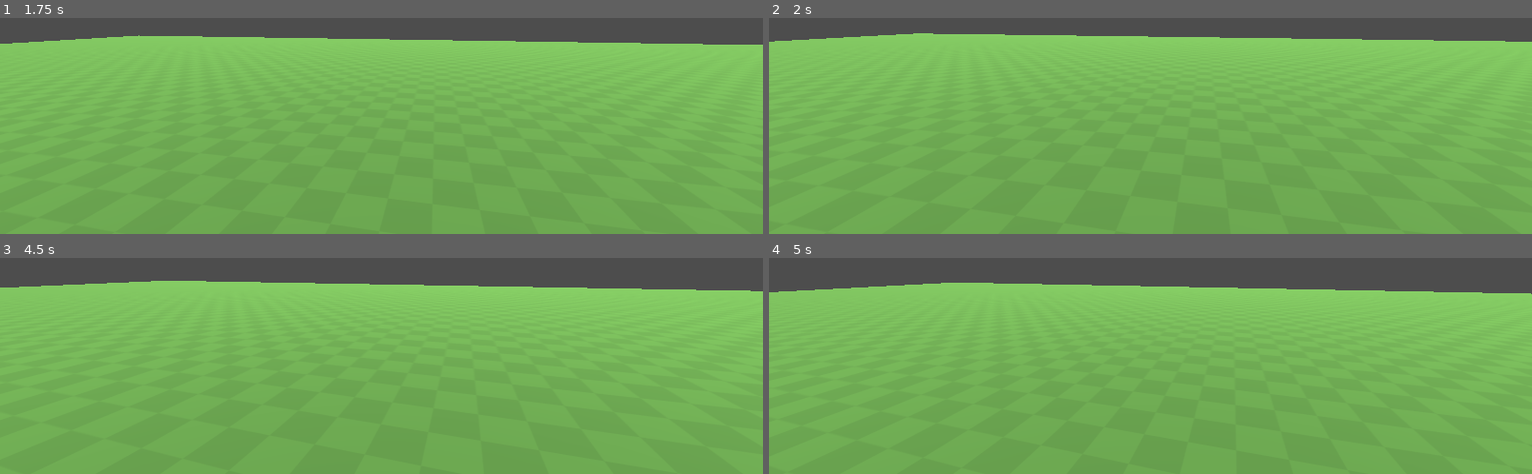
Above: before the commit, frames 1-4 (two rows, left to right).
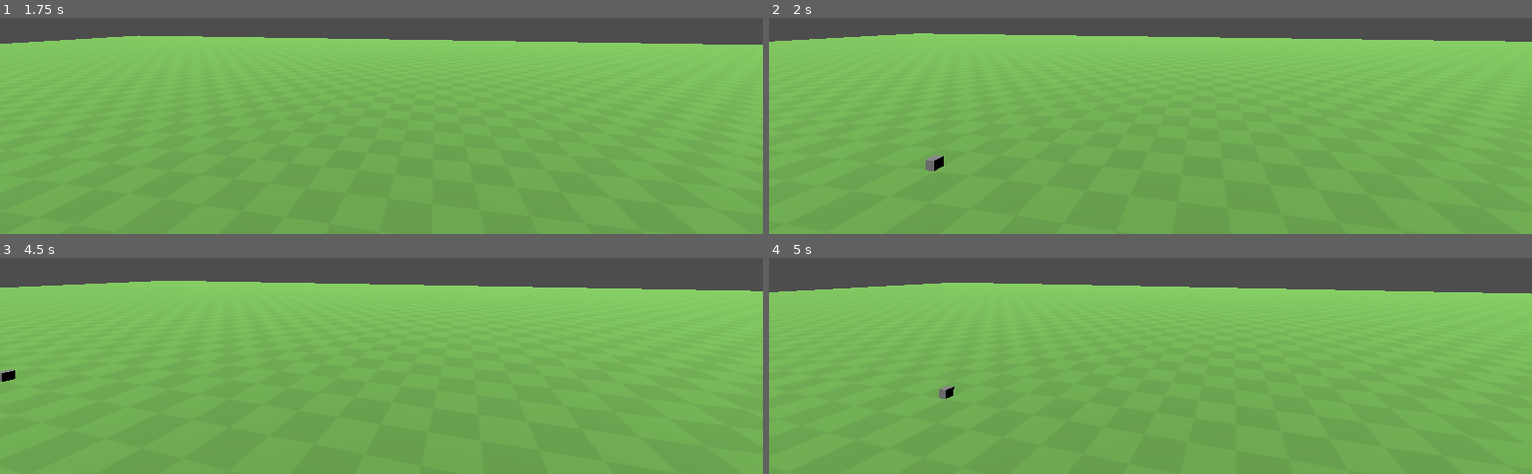
Above: after the commit, the same moments.

Repository: Fs9822d/Game-gaunlet-project
Game: Godot game, scene res://Scenes/Main.tscn
The game is run twice, just before and just after one commit, with the same random seed, the same clock (stepped at 60 frames per second) and the same inputs.
Inputs (mouse positions are in pixels of both pictures, inside the frame that each line leads up to):
- Up to frame 1 (1.75 s): tap Enter at 0.5 s; move the mouse to (419, 18) at 0.52 s; hold D (Right) 0.53-1.28 s; hold E (Interact, bound only after the commit) 0.53-1.28 s; tap Space (Jump) at 0.77, 1.52 s; move the mouse to (343, 22) at 1.27 s; hold S (Back) from 1.28 s (still down); tap W (Front) at 1.35 s; tap E (Interact, bound only after the commit) at 1.55 s
- Up to frame 2 (2 s): keep holding S (Back)
- Up to frame 3 (4.5 s): move the mouse to (outside the picture) at 2.02 s; release S (Back) at 2.03 s; hold E (Interact, bound only after the commit) 2.03-2.78 s; hold D (Right) 2.03-3.53 s; tap Space (Jump) at 2.75, 3.02, 3.77 s; move the mouse to (373, 266) at 2.77 s; tap E (Interact, bound only after the commit) at 2.85, 4.35 s; tap Enter at 3.5 s; move the mouse to (434, 264) at 3.52 s; hold E (Interact, bound only after the commit) 3.53-4.28 s; hold A (Left) from 3.53 s (still down); tap W (Front) at 3.6 s; move the mouse to (outside the picture) at 4.27 s
- Up to frame 4 (5 s): keep holding A (Left); tap Space (Jump) at 4.52 s

Frame 1 is identical in both runs. In frame 2, 0.1% of the frame differs, in the area x 20-23%, y 63-71%; in frame 3, 0.1%; in frame 4, 0.1%.

Commit message:
hand done
Made the object which can get picked up by player's hand

Diff:
--- a/Scenes/Main.tscn
+++ b/Scenes/Main.tscn
@@ -3,7 +3,6 @@
 [ext_resource type="Texture2D" uid="uid://bqebv1m1ure17" path="res://Art/checkboard.png" id="1_r150o"]
 [ext_resource type="PackedScene" uid="uid://dhr2tm4n4vscd" path="res://Scenes/player.tscn" id="2_idj7w"]
 [ext_resource type="PackedScene" uid="uid://jgkw45hvpm4a" path="res://Scenes/Items/item.tscn" id="3_kln2b"]
-[ext_resource type="Script" uid="uid://cmhfpkvc3ohvi" path="res://Scripts/item.gd" id="4_rgh2o"]
 
 [sub_resource type="StandardMaterial3D" id="StandardMaterial3D_idj7w"]
 albedo_color = Color(0.4335119, 0.6891782, 0.3120858, 1)
@@ -15,6 +14,8 @@
 [node name="CSGBox3D" type="CSGBox3D" parent="." unique_id=368623049]
 transform = Transform3D(1, 0, 0, 0, 1, 0, 0, 0, 1, 10, -0.25, 0)
 use_collision = true
+collision_layer = 3
+collision_mask = 3
 size = Vector3(81, 0.5, 49)
 material = SubResource("StandardMaterial3D_idj7w")
 
@@ -26,4 +27,3 @@
 
 [node name="Item" parent="." unique_id=787877897 instance=ExtResource("3_kln2b")]
 transform = Transform3D(1, 0, 0, 0, 1, 0, 0, 0, 1, 0, 0.1, 0)
-script = ExtResource("4_rgh2o")
--- a/Scenes/player.tscn
+++ b/Scenes/player.tscn
@@ -19,6 +19,8 @@
 [node name="Camera3D" type="Camera3D" parent="." unique_id=1308084939]
 transform = Transform3D(1, 0, 0, 0, 1, 0, 0, 0, 1, 0, 1.6, 0)
 
-[node name="Hand" type="Node3D" parent="Camera3D" unique_id=652406645]
+[node name="Hand" type="Node3D" parent="Camera3D" unique_id=652406645 node_paths=PackedStringArray("camera")]
 transform = Transform3D(1, 0, 0, 0, 1, 0, 0, 0, 1, 0.4, -0.20000005, -0.5)
 script = ExtResource("2_cvnsp")
+throwForce = 1.5
+camera = NodePath("..")
--- a/Scripts/hand.gd
+++ b/Scripts/hand.gd
@@ -1 +1,91 @@
 extends Node3D
+
+@export var handExtent: float = 3.0
+@export var throwForce: float = 12.0
+@export var camera: Camera3D
+
+## In Godot, a camera's forward direction is along its local -Z axis.
+## If set to true, the raycast and throw direction will be the camera's local forward (-Z).
+## If set to false, it will use the camera's local -Y axis as requested.
+@export var use_camera_forward_axis: bool = true
+
+var handItem: Item = null
+
+func _ready() -> void:
+	if not camera:
+		if get_parent() is Camera3D:
+			camera = get_parent()
+
+func _input(event: InputEvent) -> void:
+	if event.is_action_pressed("Interact"):
+		if handItem:
+			throw_item()
+		else:
+			interact_raycast()
+
+func interact_raycast() -> void:
+	if not camera:
+		printerr("Hand: No Camera3D set or found!")
+		return
+
+	var space_state = get_world_3d().direct_space_state
+	if not space_state:
+		return
+
+	# Determine the ray direction
+	var dir = - camera.global_transform.basis.z if use_camera_forward_axis else -camera.global_transform.basis.y
+
+	var from = camera.global_position
+	var to = from + dir * handExtent
+
+	var query = PhysicsRayQueryParameters3D.create(from, to)
+
+	# Exclude player node if possible to prevent self-collision
+	var player = get_parent().get_parent()
+	if player:
+		query.exclude = [player.get_rid()]
+
+	# Query the physics space
+	var result = space_state.intersect_ray(query)
+	if result and result.collider:
+		var collider = result.collider
+		if collider is Item:
+			pick_up_item(collider)
+
+func pick_up_item(item: Item) -> void:
+	handItem = item
+	item.picked = true
+
+	# Re-parent the item to the Hand node
+	if item.get_parent():
+		item.get_parent().remove_child(item)
+	add_child(item)
+
+	# Reset local position and rotation to align perfectly with the Hand node
+	item.position = Vector3.ZERO
+	item.rotation = Vector3.ZERO
+
+func throw_item() -> void:
+	if not handItem:
+		return
+
+	var item = handItem
+	handItem = null
+
+	# Save the global position before changing parents
+	var throw_pos = global_position
+
+	# Re-parent the item back to the main scene tree
+	remove_child(item)
+	var scene_root = get_tree().current_scene
+	if scene_root:
+		scene_root.add_child(item)
+	else:
+		get_tree().root.add_child(item)
+
+	item.global_position = throw_pos
+	item.picked = false
+
+	# Add velocity to the item along the camera direction
+	var dir = - camera.global_transform.basis.z if use_camera_forward_axis else -camera.global_transform.basis.y
+	item.velocity = dir * throwForce
--- a/Scripts/item.gd
+++ b/Scripts/item.gd
@@ -1,4 +1,5 @@
 extends CharacterBody3D
+class_name Item
 
 @export var picked: bool = false
 
@@ -11,6 +12,6 @@
 	if not is_on_floor():
 		velocity += get_gravity() * delta
 	else:
-		velocity.y = 0
+		velocity = Vector3.ZERO
 
 	move_and_slide()
--- a/project.godot
+++ b/project.godot
@@ -46,6 +46,11 @@
 "events": [Object(InputEventKey,"resource_local_to_scene":false,"resource_name":"","device":-1,"window_id":0,"alt_press …(191 unchanged characters)…
 ]
 }
+Interact={
+"deadzone": 0.2,
+"events": [Object(InputEventKey,"resource_local_to_scene":false,"resource_name":"","device":-1,"window_id":0,"alt_pressed":false,"shift_pressed":false,"ctrl_pressed":false,"meta_pressed":false,"pressed":false,"keycode":0,"physical_keycode":69,"key_label":0,"unicode":101,"location":0,"echo":false,"script":null)
+]
+}
 
 [layer_names]
 
